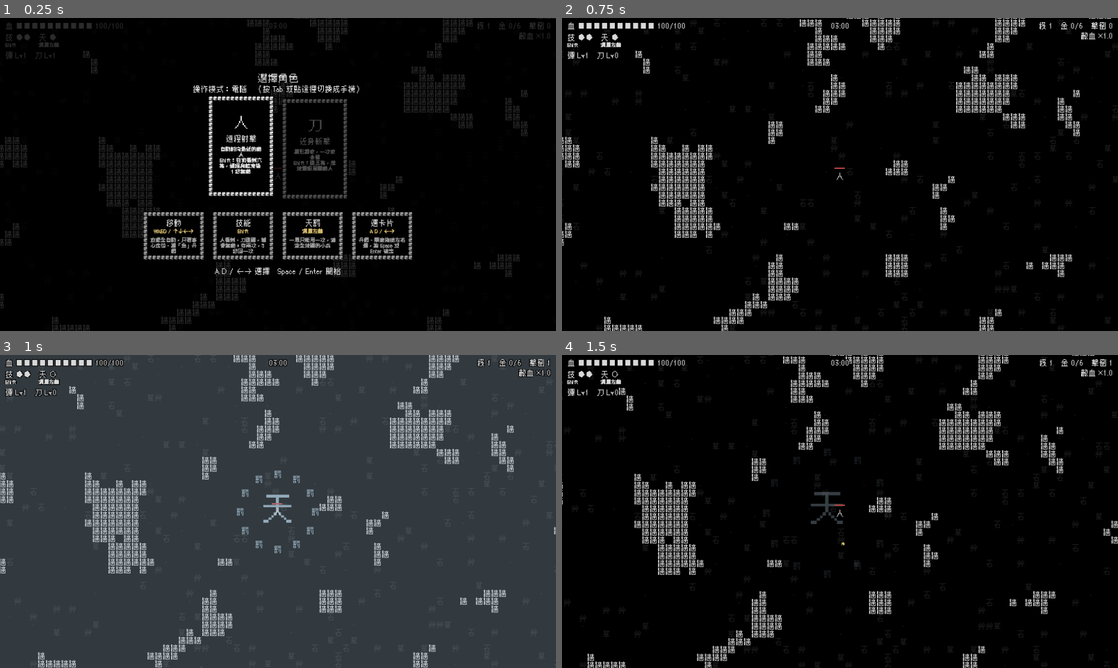
Above: before the commit, frames 1-4 (two rows, left to right).
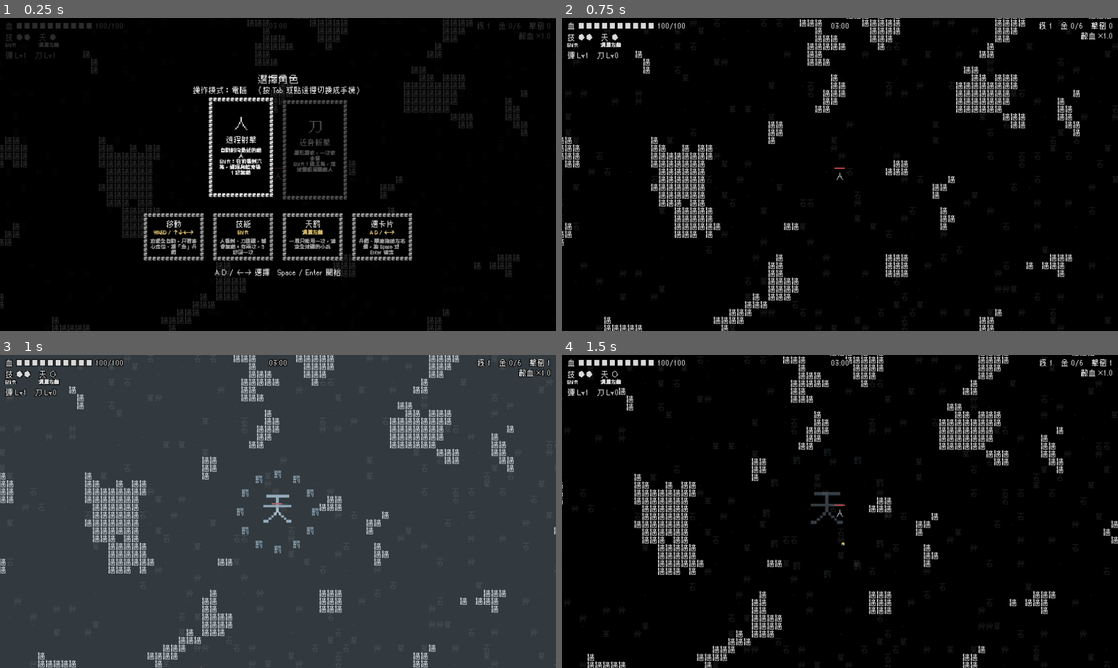
Above: after the commit, the same moments.

Repository: Scottcw1006/text-survivors
Game: Godot game, scene res://main.tscn
Same seed, same stepped clock (60 frames per second), same inputs: the game is played once before the commit and once after it.
Inputs (mouse positions are in pixels of both pictures, inside the frame that each line leads up to):
- Up to frame 1 (0.25 s): no input
- Up to frame 2 (0.75 s): tap Enter at 0.5 s; move the mouse to (962, 158) at 0.52 s; hold Right (move_right) from 0.53 s (still down); tap Space (confirm) at 0.6 s
- Up to frame 3 (1 s): keep holding Right (move_right); click (400, 495) at 0.8 s
- Up to frame 4 (1.5 s): release Right (move_right) at 1.25 s; drag from (728, 527) to (812, 574) at 1.27 s

The runs differ from the first frame. In frame 1, 5.1% of the frame differs, in the area x 25-75%, y 17-83%; in frame 2, nothing differs; in frame 3, nothing differs; in frame 4, nothing differs.

Commit message:
手機模式畫面放大一倍、結算畫面改用「再來一局」按鈕
Co-Authored-By: Claude Opus 5.5 <noreply@anthropic.com>

Diff:
--- a/cards.gd
+++ b/cards.gd
@@ -2,6 +2,7 @@
 extends Control
 ## 卡片畫面（選角、升級、寶箱、結算共用）：幾張用「框」字圍起來的卡片。
 ## 選中的卡片框是亮的、往上浮一點；沒選中的變暗。cursor = -1 時全部都亮（結算用，不能選）。
+## 畫面放不下時（手機模式畫面比較小）整個畫面會等比例縮小到放得下。
 
 const CELL := 20.0                 # 框字的間距
 const BORDER_CHAR := "框"
@@ -31,10 +32,13 @@
 var tips: Array = []               # [{name, key, desc}]，選角時才有
 var card_rects: Array[Rect2] = []  # 每張卡片畫在哪（手機點卡片用）
 var subtitle_rect := Rect2()       # 標題下那行小字的範圍（選角時點它切換操作模式）
+var button := ""                   # 卡片下面的按鈕文字（結算的「再來一局」），空字串 = 沒有按鈕
+var button_rect := Rect2()
 
 
-func show_cards(t: String, c: Array, selected: int, h: String, sub_title := "", tip_cards := []) -> void:
+func show_cards(t: String, c: Array, selected: int, h: String, sub_title := "", tip_cards := [], button_text := "") -> void:
 	title = t
+	button = button_text
 	tips = tip_cards
 	subtitle = sub_title
 	cards = c
@@ -44,30 +48,60 @@
 	queue_redraw()
 
 
+## 卡片排成幾欄（卡片太多就換行，每行放得下幾張就放幾張），以及卡片＋教學卡的總高度
+func _layout(width: float) -> Vector3:
+	var card_w := COLS * CELL
+	var card_h := ROWS * CELL
+	var per_row := maxi(1, int((width - 80.0 + GAP) / (card_w + GAP)))
+	var rows := ceili(float(cards.size()) / per_row)
+	var cards_h := rows * card_h + (rows - 1) * GAP
+	var total_h := cards_h
+	if not tips.is_empty():
+		total_h += TIP_GAP + TIP_ROWS * CELL
+	return Vector3(per_row, cards_h, total_h)
+
+
+## 上面標題、下面提示／按鈕要佔多少高度
+func _extra_h() -> float:
+	var top := 130.0 if subtitle != "" else 90.0
+	var bottom := 80.0
+	if button != "":
+		bottom = 170.0 if hint != "" else 130.0
+	return top + bottom
+
+
 func _draw() -> void:
 	draw_rect(Rect2(Vector2.ZERO, size), COLOR_DIM)
+	# 放不下就整個縮小（手機模式畫面只有一半大）
+	var k := 1.0
+	while k > 0.3:
+		var lay := _layout(size.x / k)
+		var tips_w := tips.size() * TIP_COLS * CELL + (tips.size() - 1) * GAP
+		if lay.z + _extra_h() <= size.y / k and tips_w + 40.0 <= size.x / k:
+			break
+		k -= 0.05
+	draw_set_transform(Vector2.ZERO, 0.0, Vector2(k, k))
+	var view := size / k   # 縮小後，用這個大小排版
 	var card_w := COLS * CELL
 	var card_h := ROWS * CELL
 	var n := cards.size()
-	# 卡片太多（結算）就換行，每行最多放得下幾張就放幾張
-	var per_row := maxi(1, int((size.x - 80.0 + GAP) / (card_w + GAP)))
-	var rows := ceili(float(n) / per_row)
-	var total_h := rows * card_h + (rows - 1) * GAP
+	var lay := _layout(view.x)
+	var per_row := int(lay.x)
+	var cards_h := lay.y
+	var total_h := lay.z
 	var tip_w := TIP_COLS * CELL
 	var tip_h := TIP_ROWS * CELL
-	var cards_h := total_h
-	if not tips.is_empty():
-		total_h += TIP_GAP + tip_h
-	var y0 := (size.y - total_h) / 2.0 + 20.0
+	var top := 130.0 if subtitle != "" else 90.0
+	var y0 := (view.y - total_h - _extra_h()) / 2.0 + top
 
 	if subtitle != "":
-		_text(title, Vector2(size.x / 2.0, y0 - 100.0), 44, COLOR_ON)
-		_text(subtitle, Vector2(size.x / 2.0, y0 - 48.0), 33, COLOR_ON)
+		_text(title, Vector2(view.x / 2.0, y0 - 100.0), 44, COLOR_ON)
+		_text(subtitle, Vector2(view.x / 2.0, y0 - 48.0), 33, COLOR_ON)
 		var sw := font.get_string_size(subtitle, HORIZONTAL_ALIGNMENT_LEFT, -1, 33).x
-		subtitle_rect = Rect2(size.x / 2.0 - sw / 2.0 - 20.0, y0 - 48.0 - 30.0, sw + 40.0, 60.0)
+		subtitle_rect = _scaled(Rect2(view.x / 2.0 - sw / 2.0 - 20.0, y0 - 48.0 - 30.0, sw + 40.0, 60.0), k)
 	else:
 		subtitle_rect = Rect2()
-		_text(title, Vector2(size.x / 2.0, y0 - 56.0), 44, COLOR_ON)
+		_text(title, Vector2(view.x / 2.0, y0 - 56.0), 44, COLOR_ON)
 
 	card_rects.clear()
 	for i in n:
@@ -76,11 +110,11 @@
 		var lifted := cursor >= 0 and i == cursor
 		var row := i / per_row
 		var in_row := mini(per_row, n - row * per_row)
-		var x0 := (size.x - (in_row * card_w + (in_row - 1) * GAP)) / 2.0
+		var x0 := (view.x - (in_row * card_w + (in_row - 1) * GAP)) / 2.0
 		var origin := Vector2(x0 + (i % per_row) * (card_w + GAP), y0 + row * (card_h + GAP) - (LIFT if lifted else 0.0))
 		var mid := origin.x + card_w / 2.0
 
-		card_rects.append(Rect2(origin, Vector2(card_w, card_h)))
+		card_rects.append(_scaled(Rect2(origin, Vector2(card_w, card_h)), k))
 		# 卡片底色塗黑，後面的牆才不會透出來
 		draw_rect(Rect2(origin, Vector2(card_w, card_h)), Color.BLACK)
 
@@ -100,7 +134,7 @@
 		draw_multiline_string(font, desc_pos, c.desc, HORIZONTAL_ALIGNMENT_CENTER, inner_w, DESC_SIZE, max_lines, color)
 
 	# 教學卡：一排在角色卡下面
-	var tx0 := (size.x - (tips.size() * tip_w + (tips.size() - 1) * GAP)) / 2.0
+	var tx0 := (view.x - (tips.size() * tip_w + (tips.size() - 1) * GAP)) / 2.0
 	for i in tips.size():
 		var tip: Dictionary = tips[i]
 		var o := Vector2(tx0 + i * (tip_w + GAP), y0 + cards_h + TIP_GAP)
@@ -113,7 +147,26 @@
 		var p := Vector2(o.x + CELL + 4.0, o.y + 112.0 + font.get_ascent(DESC_SIZE))
 		draw_multiline_string(font, p, tip.desc, HORIZONTAL_ALIGNMENT_CENTER, (TIP_COLS - 2) * CELL - 8.0, DESC_SIZE, lines, COLOR_TIP)
 
-	_text(hint, Vector2(size.x / 2.0, y0 + total_h + 50.0), 33, COLOR_ON)
+	if button == "":
+		button_rect = Rect2()
+		_text(hint, Vector2(view.x / 2.0, y0 + total_h + 50.0), 33, COLOR_ON)
+	else:
+		# 按鈕：一圈框字圍起來的大字，點它才會動作（避免手指誤觸直接跳過）
+		var bw := font.get_string_size(button, HORIZONTAL_ALIGNMENT_LEFT, -1, 44).x
+		var bcols := ceili(bw / CELL) + 4
+		var brows := 5
+		var bo := Vector2(view.x / 2.0 - bcols * CELL / 2.0, y0 + total_h + 30.0)
+		draw_rect(Rect2(bo, Vector2(bcols, brows) * CELL), Color.BLACK)
+		_frame(bo, bcols, brows, COLOR_ON)
+		_text(button, bo + Vector2(bcols, brows) * CELL / 2.0, 44, COLOR_ON)
+		button_rect = _scaled(Rect2(bo, Vector2(bcols, brows) * CELL), k)
+		if hint != "":
+			_text(hint, Vector2(view.x / 2.0, bo.y + brows * CELL + 30.0), 22, COLOR_TIP)
+	draw_set_transform(Vector2.ZERO, 0.0, Vector2.ONE)
+
+
+func _scaled(r: Rect2, k: float) -> Rect2:
+	return Rect2(r.position * k, r.size * k)
 
 
 ## 點到第幾張卡片，沒點到回傳 -1
--- a/main.gd
+++ b/main.gd
@@ -567,10 +567,20 @@
 	return "點卡片選擇，再點一次確定" if is_touch else "A D / ←→ 選擇　Space / Enter 確定"
 
 
+## 手機模式：畫面基準解析度減半，所有東西（字、卡片、地圖）看起來放大一倍
+## （看得到的範圍也跟著變小一半）
+func _apply_screen_scale() -> void:
+	var base := Vector2i(1280, 720) if is_touch else Vector2i(2560, 1440)
+	get_window().content_scale_size = base
+	if terrain != null:
+		terrain.queue_redraw()
+
+
 ## 選角畫面切換手機／電腦操作，重開後也會記得
 func toggle_touch_mode() -> void:
 	is_touch = not is_touch
 	touch_mode = 1 if is_touch else 0
+	_apply_screen_scale()
 	hud_key_skill.visible = not is_touch
 	hud_key_smite.visible = not is_touch
 	if rotate_hint != null:
@@ -1976,6 +1986,7 @@
 		var detected := DisplayServer.is_touchscreen_available() or "--touch" in OS.get_cmdline_user_args()
 		touch_mode = 1 if detected else 0
 	is_touch = touch_mode == 1
+	_apply_screen_scale()
 	touch = TouchControls.new()
 	touch.main = self
 	touch.font = font
@@ -2052,7 +2063,7 @@
 		title = "你倒下了"
 		player.set_text("亡")
 	var stats := "存活 %s　級 %d　擊倒 %d　金 %d" % [_fmt_time(elapsed), level, kills, gold]
-	level_cards.show_cards(title, _final_level_cards(), -1, "點畫面再來一局" if is_touch else "按 Space / Enter 再來一局", stats)
+	level_cards.show_cards(title, _final_level_cards(), -1, "" if is_touch else "或按 Space / Enter", stats, [], "再來一局")
 
 
 ## 結算畫面的卡片：兩條強化線，加上每一個升過的金升級
--- a/touch_controls.gd
+++ b/touch_controls.gd
@@ -3,14 +3,14 @@
 ## 手機觸控操作（選角時選「手機」模式才有虛擬搖桿和按鍵）：
 ## - 遊戲中：手指在螢幕上拖曳 = 虛擬搖桿（從按下的地方開始算方向）
 ## - 右下角兩顆虛擬按鍵：「技」= Shift，「天」= 滑鼠左鍵
-## - 選單：點卡片選它，再點一次已選的卡片 = 確定；結算畫面點任何地方 = 再來一局
+## - 選單：點卡片選它，再點一次已選的卡片 = 確定；結算畫面點「再來一局」按鈕
 ##   （選單用滑鼠點也可以，電腦模式也能用）
 ## 按鍵都是送出 InputEventAction，所以遊戲邏輯跟鍵盤共用同一套。
 
-const STICK_RADIUS := 140.0        # 搖桿拖多遠算全速
+const STICK_RADIUS := 90.0         # 搖桿拖多遠算全速
 const STICK_DEAD := 0.15           # 太小的晃動不算
-const SKILL_RADIUS := 130.0
-const SMITE_RADIUS := 100.0
+const SKILL_RADIUS := 75.0
+const SMITE_RADIUS := 58.0
 const COLOR_LINE := Color(1, 1, 1, 0.35)
 const COLOR_GLYPH := Color(1, 1, 1, 0.8)
 const COLOR_OFF := Color(1, 1, 1, 0.2)
@@ -27,11 +27,11 @@
 
 
 func skill_center() -> Vector2:
-	return Vector2(size.x - 200.0, size.y - 200.0)
+	return Vector2(size.x - 115.0, size.y - 115.0)
 
 
 func smite_center() -> Vector2:
-	return Vector2(size.x - 470.0, size.y - 130.0)
+	return Vector2(size.x - 275.0, size.y - 75.0)
 
 
 func _input(event: InputEvent) -> void:
@@ -84,7 +84,9 @@
 		main.toggle_touch_mode()
 		return
 	if cards.cursor < 0:
-		_press(finger, "confirm")          # 結算畫面：點哪裡都是再來一局
+		# 結算畫面：要點到「再來一局」按鈕才會重開
+		if cards.button_rect.has_point(pos):
+			_press(finger, "confirm")
 		return
 	var i := cards.card_at(pos)
 	if i < 0:
@@ -143,14 +145,14 @@
 	if _stick_finger >= 0:
 		draw_arc(_stick_origin, STICK_RADIUS, 0.0, TAU, 48, COLOR_LINE, 4.0)
 		var knob := _stick_origin + move * STICK_RADIUS
-		draw_circle(knob, 36.0, Color(1, 1, 1, 0.25))
+		draw_circle(knob, 26.0, Color(1, 1, 1, 0.25))
 
 	# 技：裡面寫剩幾次
 	var charges: int = main.skill_charges
 	var skill_on := charges > 0
 	_button(skill_center(), SKILL_RADIUS, "技", skill_on, "skill")
 	_text("●".repeat(charges) + "○".repeat(main.SKILL_MAX_CHARGES - charges),
-			skill_center() + Vector2(0, 66), 33, COLOR_GLYPH if skill_on else COLOR_OFF)
+			skill_center() + Vector2(0, 46), 22, COLOR_GLYPH if skill_on else COLOR_OFF)
 	# 天：用掉就變暗
 	_button(smite_center(), SMITE_RADIUS, "天", not main.smite_used, "smite")
 
@@ -160,7 +162,7 @@
 	if held:
 		draw_circle(center, r, Color(1, 1, 1, 0.15))
 	draw_arc(center, r, 0.0, TAU, 64, COLOR_LINE if on else COLOR_OFF, 4.0)
-	_text(glyph, center, 66, COLOR_GLYPH if on else COLOR_OFF)
+	_text(glyph, center, 44, COLOR_GLYPH if on else COLOR_OFF)
 
 
 func _text(text: String, center: Vector2, font_size: int, color: Color) -> void:
Not shown, changed: docs/index.pck
